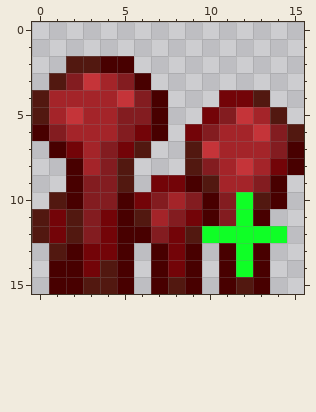
Pixel-art sprite: pack.png. Above: the version before the commit.
The file is 64x64 pixels, drawn in blocks of 4x4; one block is one cell here.
The result:
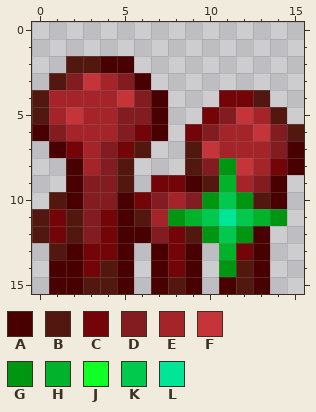
Palette (. is transparent): A #480000  B #521810  C #730408  D #831c20  E #a42429  F #c53439  G #009611  H #00b32a  J #0fff26  K #00c94d  L #00e696
From old to new:
Changed rows in their new state; - is an unchanged pixel.
first column x 8:
 8 ---G---
 9 ---H---
10 --GKG--
11 GHKLKHG
12 --GKGA.
13 ---HC--
14 ---GB--
